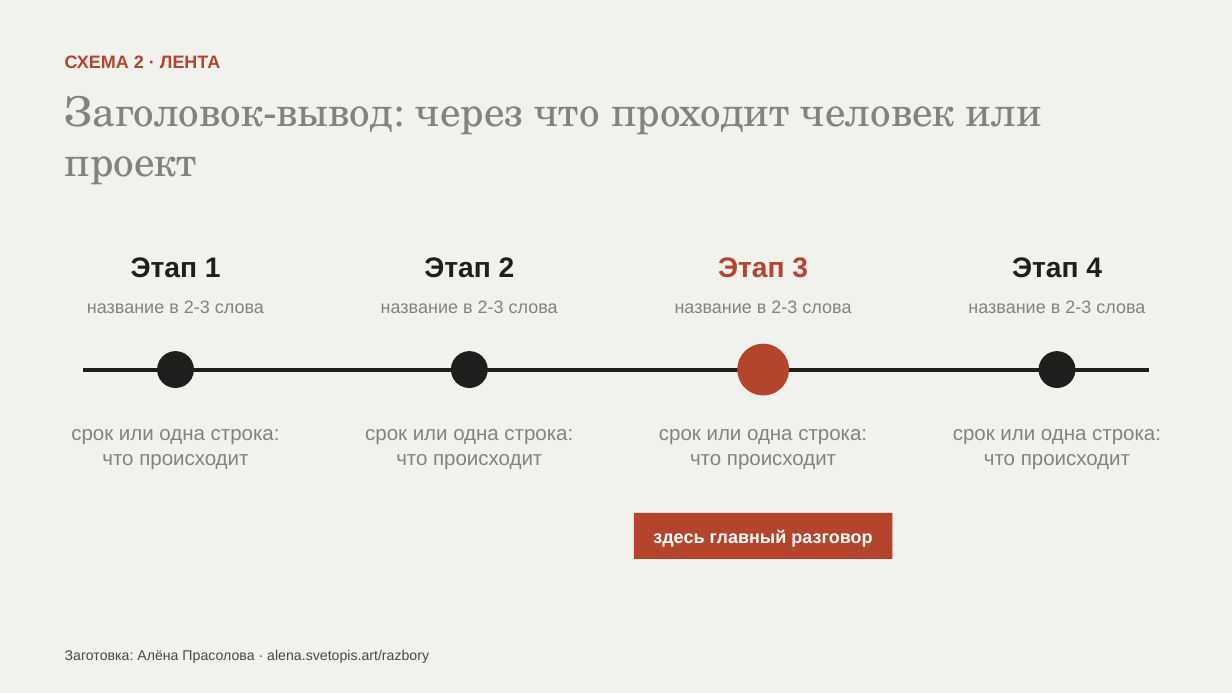
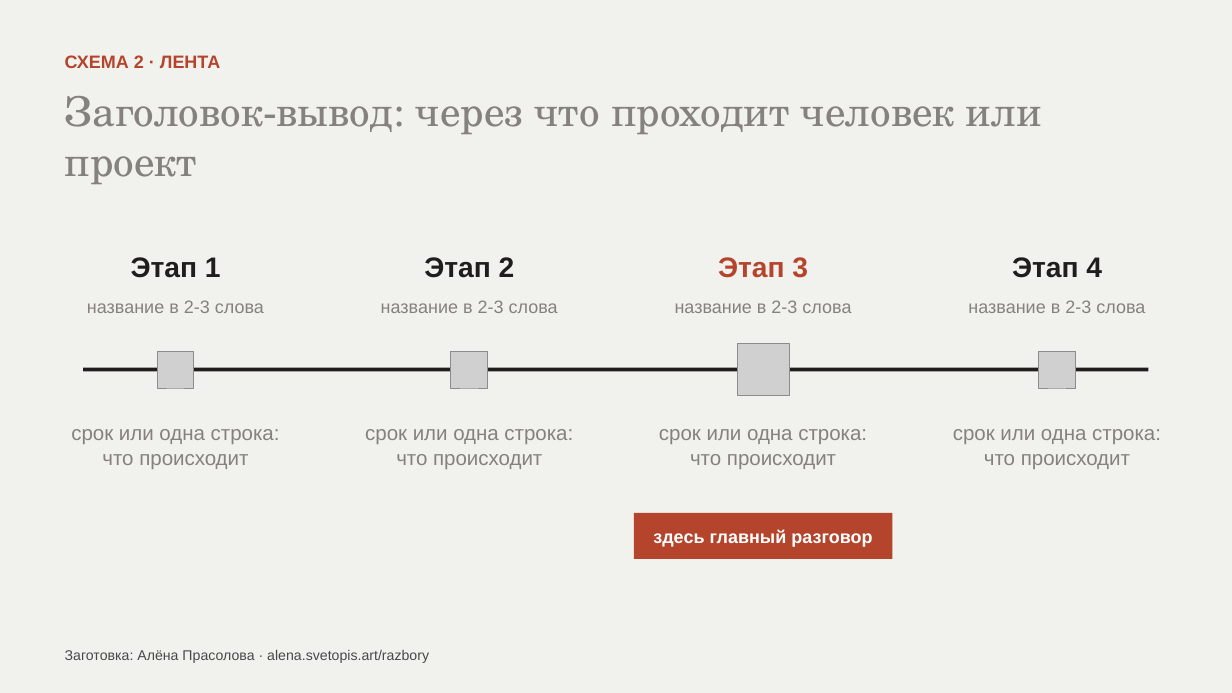
Before and after one commit to AlenaPrasol/vizitka-alena, a slide deck: slide 4 of razbory/5-shem-vmesto-abzaca/fayly/5-shem-vmesto-abzaca.pptx. Drawn at 1232x693 pixels with LibreOffice and Linux fonts; fonts in the diff are those of the drawing; grey boxes stand for pictures. Boxes give left, top, right and bottom in pixels: in the first picture for what was removed or moved away, otherwise in the second. Text is boxed around its words. In the diff, an @@ line names an element or a change of style, - is before the commit and + after.

```diff
--- a/razbory/5-shem-vmesto-abzaca/fayly/5-shem-vmesto-abzaca.pptx
+++ b/razbory/5-shem-vmesto-abzaca/fayly/5-shem-vmesto-abzaca.pptx
@@ ellipse removed at [157, 351, 194, 388] @@
@@ picture added at [157, 351, 194, 388] @@
@@ ellipse removed at [451, 351, 488, 388] @@
@@ picture added at [451, 351, 488, 388] @@
@@ ellipse removed at [738, 344, 789, 396] @@
@@ picture added at [738, 344, 789, 396] @@
@@ ellipse removed at [1039, 351, 1076, 388] @@
@@ picture added at [1039, 351, 1076, 388] @@
@@ line removed from (83, 370) to (1149, 370) @@
@@ rectangle added at [83, 368, 1149, 372], fill #201E1C @@
```
Also in this commit, not shown: 4 other slides changed, 2 other files.
